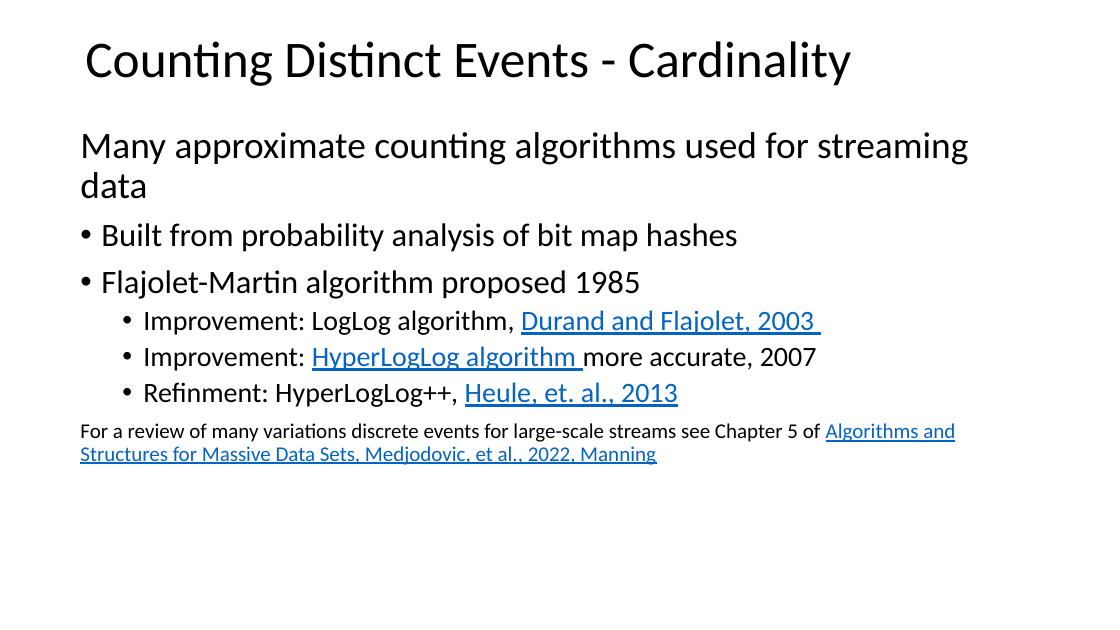
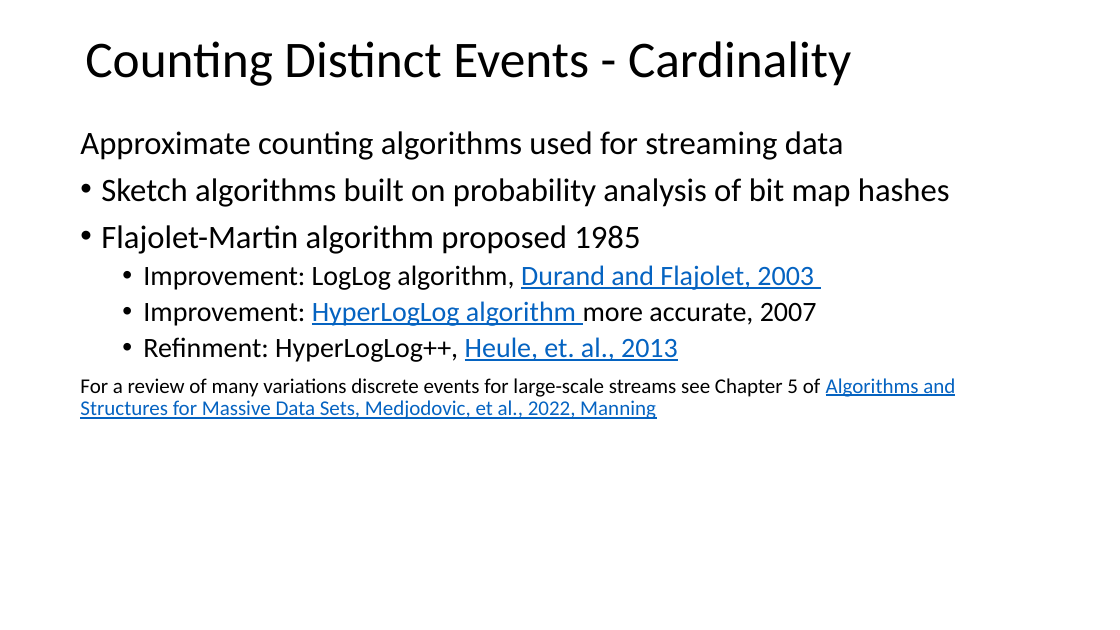
Before and after one commit to harelgabainew/school1, a slide deck: slide 84 of slides/2_StreamingAnalytics.pptx (slide 82 before the commit). Drawn at 1120x630 pixels with LibreOffice and Linux fonts; fonts in the diff are those of the drawing. Boxes give left, top, right and bottom in pixels: in the first picture for what was removed or moved away, otherwise in the second. Text is boxed around its words. In the diff, an @@ line names an element or a change of style, - is before the commit and + after.

Commit message:
Added slides on quantile estimation sketches

```diff
--- a/slides/2_StreamingAnalytics.pptx
+++ b/slides/2_StreamingAnalytics.pptx
@@ text at (80,131,950,207): text changed; size 32 to 28 pt @@
-Many approximate counting algorithms used for streaming data
-• Built from probability analysis of bit map hashes
+Approximate counting algorithms used for streaming data
+• Sketch algorithms built on probability analysis of bit map hashes
```
Also in this commit, not shown: 27 other slides changed, 13 slides added, 1 slide removed.
